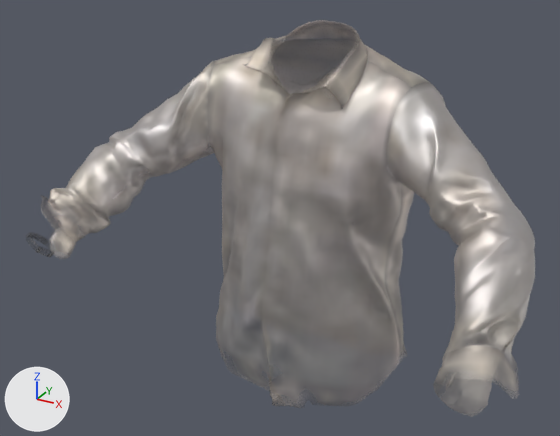
The FBX model Framework/Client/Bin/Resources/Models/Zombie_Male/Shirts81_Male.fbx, before and after one commit.
One viewpoint serves both versions: a 50 mm camera at (0.669, -1.342, 1.947) aimed at (-0.015, -0.098, 1.325). Arrows for +X, +Y and +Z are at lower left; the lights stay in place. Where no turn or scale is listed for an object, it has been applied to the vertices.

The first picture shows 'LOD_1_Group_29_Sub_1__Shirt_R_Arm', 'LOD_1_Group_39_Sub_1__Shirt_L_Arm', 'LOD_1_Group_61_Sub_1__Shirt'.
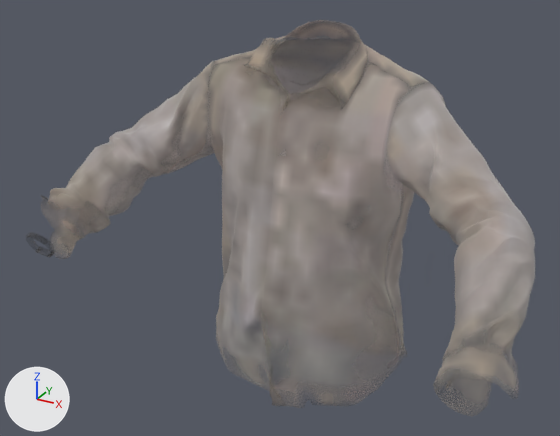
Scene script edits in JSON lines:
```json
{"op": "add", "block": "img_em0000_shirt81_atos_texout_dds", "code": ["img_em0000_shirt81_atos_texout_dds = load_image('em0000_shirt81_atos.texout.dds', 'em0000_shirt81_atos.texout.dds', 512, 512, 'Non-Color')"]}
{"block": "mat_shirt_r_arm", "change": "nodes: BsdfPrincipled, NormalMap, OutputMaterial, TexImage x3"}
{"block": "mat_shirt_r_arm", "change": "nodes: BsdfPrincipled, NormalMap, OutputMaterial, TexImage x5"}
{"block": "mat_shirt_r_arm", "change": "uses the picture img_em0000_shirt81_atos_texout_dds"}
{"block": "mat_shirt_l_arm", "change": "nodes: BsdfPrincipled, NormalMap, OutputMaterial, TexImage x3"}
{"block": "mat_shirt_l_arm", "change": "nodes: BsdfPrincipled, NormalMap, OutputMaterial, TexImage x5"}
{"block": "mat_shirt_l_arm", "change": "uses the picture img_em0000_shirt81_atos_texout_dds"}
{"block": "mat_shirt", "change": "nodes: BsdfPrincipled, NormalMap, OutputMaterial, TexImage x3"}
{"block": "mat_shirt", "change": "nodes: BsdfPrincipled, NormalMap, OutputMaterial, TexImage x5"}
{"block": "mat_shirt", "change": "uses the picture img_em0000_shirt81_atos_texout_dds"}
```

Pixel boxes (x1, y1, x2, y2) of what changed, in the pictures (560 x 436 px):
```json
{"object": "LOD_1_Group_61_Sub_1__Shirt", "change": "surface changed", "before": [208, 21, 430, 405], "after": [208, 21, 430, 405]}
{"object": "LOD_1_Group_39_Sub_1__Shirt_L_Arm", "change": "surface changed", "before": [386, 83, 531, 408], "after": [386, 83, 531, 408]}
{"object": "LOD_1_Group_29_Sub_1__Shirt_R_Arm", "change": "surface changed", "before": [48, 60, 216, 256], "after": [48, 60, 216, 256]}
```
